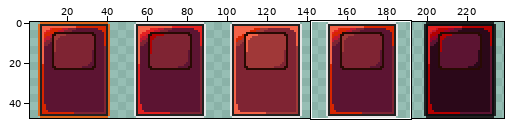
A sprite sheet gets an edit: Assets/Rogium Legend/Sprites/UI/Packs/Card/spr_Asset_Card_Red.png. Above: a wide view before the commit, with the close-up outlined.
Close-up. Before the edit:
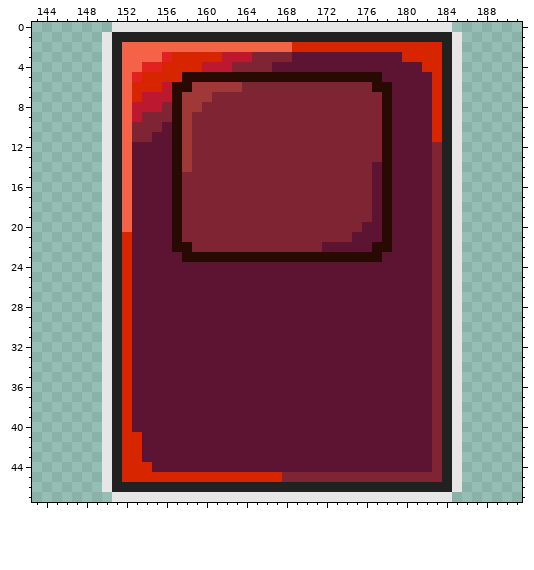
The file is 240x48 pixels. Shown: x 143..191, y 0..47. The wide view leaves out empty margins. The commit also changed other parts of the picture, which this record leaves out.
After:
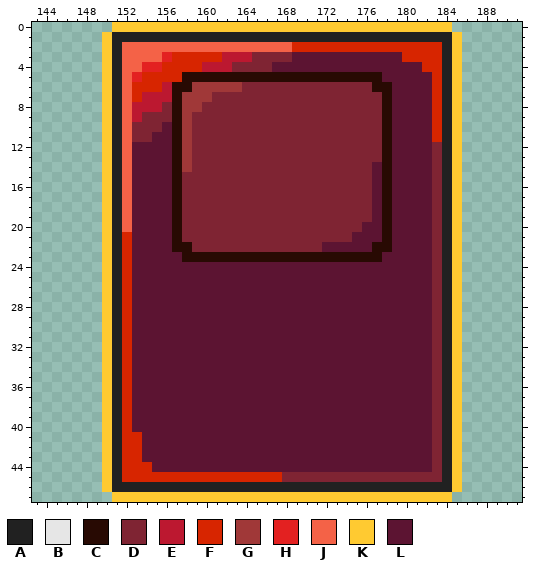
Palette (. is transparent): A #212121  B #e6e6e6  C #280a03  D #7f2433  E #bc1830  F #d72500  G #a03838  H #e32121  J #f46247  K #ffca31  L #5c1432
What changed:
@@ x 143..191 @@
- 0 ........BBBBBBBBBBBBBBBBBBBBBBBBBBBBBBBBBB.......
- 1 .......BAAAAAAAAAAAAAAAAAAAAAAAAAAAAAAAAAAB......
- 2 .......BAJJJJJJJJJJJJJJJJJFFFFFFFFFFFFFFFAB......
- 3 .......BAJJJJHFFFFFEEEDDDDLLLLLLLLLLLFFFFAB......
- 4 .......BAJJHHFFFFEEEDDDDLLLLLLLLLLLLLLLFFAB......
- 5 .......BAJHFFFFCCCCCCCCCCCCCCCCCCCCLLLLLFAB......
- 6 .......BAJFFFECCGGGGGDDDDDDDDDDDDDCCLLLLFAB......
- 7 .......BAJFEEECGGGDDDDDDDDDDDDDDDDDCLLLLFAB......
- 8 .......BAJEEEDCGGDDDDDDDDDDDDDDDDDDCLLLLFAB......
- 9 .......BAJEDDDCGDDDDDDDDDDDDDDDDDDDCLLLLFAB......
-10 .......BAJDDDLCGDDDDDDDDDDDDDDDDDDDCLLLLFAB......
-11 .......BAJDDLLCGDDDDDDDDDDDDDDDDDDDCLLLLFAB......
-12 .......BAJLLLLCGDDDDDDDDDDDDDDDDDDDCLLLLDAB......
-13 .......BAJLLLLCGDDDDDDDDDDDDDDDDDDDCLLLLDAB......
-14 .......BAJLLLLCGDDDDDDDDDDDDDDDDDDLCLLLLDAB......
-15 .......BAJLLLLCDDDDDDDDDDDDDDDDDDDLCLLLLDAB......
-16 .......BAJLLLLCDDDDDDDDDDDDDDDDDDDLCLLLLDAB......
-17 .......BAJLLLLCDDDDDDDDDDDDDDDDDDDLCLLLLDAB......
-18 .......BAJLLLLCDDDDDDDDDDDDDDDDDDDLCLLLLDAB......
-19 .......BAJLLLLCDDDDDDDDDDDDDDDDDDDLCLLLLDAB......
-20 .......BAJLLLLCDDDDDDDDDDDDDDDDDDLLCLLLLDAB......
-21 .......BAFLLLLCDDDDDDDDDDDDDDDDDLLLCLLLLDAB......
-22 .......BAFLLLLCCDDDDDDDDDDDDDLLLLLCCLLLLDAB......
-23 .......BAFLLLLLCCCCCCCCCCCCCCCCCCCCLLLLLDAB......
-24 .......BAFLLLLLLLLLLLLLLLLLLLLLLLLLLLLLLDAB......
-25 .......BAFLLLLLLLLLLLLLLLLLLLLLLLLLLLLLLDAB......
-26 .......BAFLLLLLLLLLLLLLLLLLLLLLLLLLLLLLLDAB......
-27 .......BAFLLLLLLLLLLLLLLLLLLLLLLLLLLLLLLDAB......
-28 .......BAFLLLLLLLLLLLLLLLLLLLLLLLLLLLLLLDAB......
-29 .......BAFLLLLLLLLLLLLLLLLLLLLLLLLLLLLLLDAB......
-30 .......BAFLLLLLLLLLLLLLLLLLLLLLLLLLLLLLLDAB......
-31 .......BAFLLLLLLLLLLLLLLLLLLLLLLLLLLLLLLDAB......
-32 .......BAFLLLLLLLLLLLLLLLLLLLLLLLLLLLLLLDAB......
-33 .......BAFLLLLLLLLLLLLLLLLLLLLLLLLLLLLLLDAB......
-34 .......BAFLLLLLLLLLLLLLLLLLLLLLLLLLLLLLLDAB......
-35 .......BAFLLLLLLLLLLLLLLLLLLLLLLLLLLLLLLDAB......
-36 .......BAFLLLLLLLLLLLLLLLLLLLLLLLLLLLLLLDAB......
-37 .......BAFLLLLLLLLLLLLLLLLLLLLLLLLLLLLLLDAB......
-38 .......BAFLLLLLLLLLLLLLLLLLLLLLLLLLLLLLLDAB......
-39 .......BAFLLLLLLLLLLLLLLLLLLLLLLLLLLLLLLDAB......
-40 .......BAFLLLLLLLLLLLLLLLLLLLLLLLLLLLLLLDAB......
-41 .......BAFFLLLLLLLLLLLLLLLLLLLLLLLLLLLLLDAB......
-42 .......BAFFLLLLLLLLLLLLLLLLLLLLLLLLLLLLLDAB......
-43 .......BAFFLLLLLLLLLLLLLLLLLLLLLLLLLLLLLDAB......
-44 .......BAFFFLLLLLLLLLLLLLLLLLLLLLLLLLLLLDAB......
-45 .......BAFFFFFFFFFFFFFFFFDDDDDDDDDDDDDDDDAB......
-46 .......BAAAAAAAAAAAAAAAAAAAAAAAAAAAAAAAAAAB......
-47 ........BBBBBBBBBBBBBBBBBBBBBBBBBBBBBBBBBB.......
+ 0 ........KKKKKKKKKKKKKKKKKKKKKKKKKKKKKKKKKK.......
+ 1 .......KAAAAAAAAAAAAAAAAAAAAAAAAAAAAAAAAAAK......
+ 2 .......KAJJJJJJJJJJJJJJJJJFFFFFFFFFFFFFFFAK......
+ 3 .......KAJJJJHFFFFFEEEDDDDLLLLLLLLLLLFFFFAK......
+ 4 .......KAJJHHFFFFEEEDDDDLLLLLLLLLLLLLLLFFAK......
+ 5 .......KAJHFFFFCCCCCCCCCCCCCCCCCCCCLLLLLFAK......
+ 6 .......KAJFFFECCGGGGGDDDDDDDDDDDDDCCLLLLFAK......
+ 7 .......KAJFEEECGGGDDDDDDDDDDDDDDDDDCLLLLFAK......
+ 8 .......KAJEEEDCGGDDDDDDDDDDDDDDDDDDCLLLLFAK......
+ 9 .......KAJEDDDCGDDDDDDDDDDDDDDDDDDDCLLLLFAK......
+10 .......KAJDDDLCGDDDDDDDDDDDDDDDDDDDCLLLLFAK......
+11 .......KAJDDLLCGDDDDDDDDDDDDDDDDDDDCLLLLFAK......
+12 .......KAJLLLLCGDDDDDDDDDDDDDDDDDDDCLLLLDAK......
+13 .......KAJLLLLCGDDDDDDDDDDDDDDDDDDDCLLLLDAK......
+14 .......KAJLLLLCGDDDDDDDDDDDDDDDDDDLCLLLLDAK......
+15 .......KAJLLLLCDDDDDDDDDDDDDDDDDDDLCLLLLDAK......
+16 .......KAJLLLLCDDDDDDDDDDDDDDDDDDDLCLLLLDAK......
+17 .......KAJLLLLCDDDDDDDDDDDDDDDDDDDLCLLLLDAK......
+18 .......KAJLLLLCDDDDDDDDDDDDDDDDDDDLCLLLLDAK......
+19 .......KAJLLLLCDDDDDDDDDDDDDDDDDDDLCLLLLDAK......
+20 .......KAJLLLLCDDDDDDDDDDDDDDDDDDLLCLLLLDAK......
+21 .......KAFLLLLCDDDDDDDDDDDDDDDDDLLLCLLLLDAK......
+22 .......KAFLLLLCCDDDDDDDDDDDDDLLLLLCCLLLLDAK......
+23 .......KAFLLLLLCCCCCCCCCCCCCCCCCCCCLLLLLDAK......
+24 .......KAFLLLLLLLLLLLLLLLLLLLLLLLLLLLLLLDAK......
+25 .......KAFLLLLLLLLLLLLLLLLLLLLLLLLLLLLLLDAK......
+26 .......KAFLLLLLLLLLLLLLLLLLLLLLLLLLLLLLLDAK......
+27 .......KAFLLLLLLLLLLLLLLLLLLLLLLLLLLLLLLDAK......
+28 .......KAFLLLLLLLLLLLLLLLLLLLLLLLLLLLLLLDAK......
+29 .......KAFLLLLLLLLLLLLLLLLLLLLLLLLLLLLLLDAK......
+30 .......KAFLLLLLLLLLLLLLLLLLLLLLLLLLLLLLLDAK......
+31 .......KAFLLLLLLLLLLLLLLLLLLLLLLLLLLLLLLDAK......
+32 .......KAFLLLLLLLLLLLLLLLLLLLLLLLLLLLLLLDAK......
+33 .......KAFLLLLLLLLLLLLLLLLLLLLLLLLLLLLLLDAK......
+34 .......KAFLLLLLLLLLLLLLLLLLLLLLLLLLLLLLLDAK......
+35 .......KAFLLLLLLLLLLLLLLLLLLLLLLLLLLLLLLDAK......
+36 .......KAFLLLLLLLLLLLLLLLLLLLLLLLLLLLLLLDAK......
+37 .......KAFLLLLLLLLLLLLLLLLLLLLLLLLLLLLLLDAK......
+38 .......KAFLLLLLLLLLLLLLLLLLLLLLLLLLLLLLLDAK......
+39 .......KAFLLLLLLLLLLLLLLLLLLLLLLLLLLLLLLDAK......
+40 .......KAFLLLLLLLLLLLLLLLLLLLLLLLLLLLLLLDAK......
+41 .......KAFFLLLLLLLLLLLLLLLLLLLLLLLLLLLLLDAK......
+42 .......KAFFLLLLLLLLLLLLLLLLLLLLLLLLLLLLLDAK......
+43 .......KAFFLLLLLLLLLLLLLLLLLLLLLLLLLLLLLDAK......
+44 .......KAFFFLLLLLLLLLLLLLLLLLLLLLLLLLLLLDAK......
+45 .......KAFFFFFFFFFFFFFFFFDDDDDDDDDDDDDDDDAK......
+46 .......KAAAAAAAAAAAAAAAAAAAAAAAAAAAAAAAAAAK......
+47 ........KKKKKKKKKKKKKKKKKKKKKKKKKKKKKKKKKK.......
